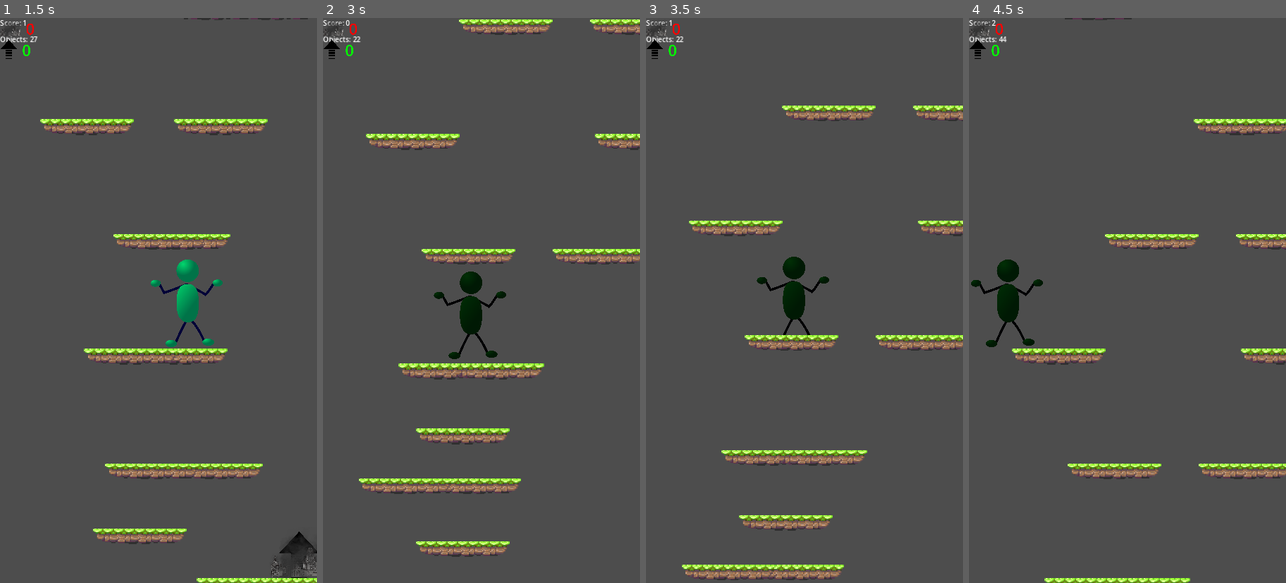
Above: before the commit, frames 1-4 (left to right).
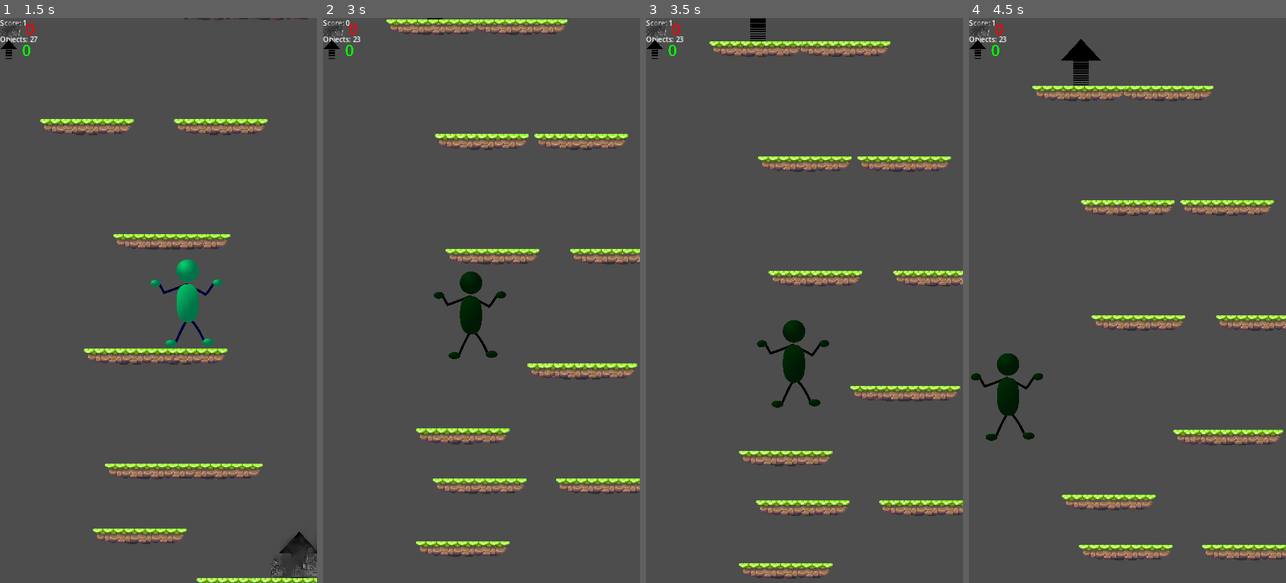
Above: after the commit, the same moments.

Repository: Cashigtro/Enviroment-Up
Game: Godot game, scene res://scenes/menu.tscn
Two runs of this game, one before a commit and one after it. Both use one fixed random seed, a clock stepped at 60 frames per second and the inputs below. Sound files missing from this copy of the repository are replaced by a short silence.
Inputs:
- Up to frame 1 (1.5 s): click "Play" at 0.5 s; hold D (right) from 1.28 s (still down)
- Up to frame 2 (3 s): release D (right) at 2.75 s; click "Play Again" at 2.75 s
- Up to frame 3 (3.5 s): no input
- Up to frame 4 (4.5 s): hold A (left) 3.53-4.28 s; hold D (right) from 4.28 s (still down)

Frame 1 is identical in both runs. In frame 2, 7.5% of the frame differs, in the area x 10-100%, y 0-85%; in frame 3, 13%, in the area x 10-100%, y 0-100%; in frame 4, 12%.

Commit message:
optimized platform spawning

Diff:
--- a/scenes/main.tscn
+++ b/scenes/main.tscn
@@ -1,6 +1,7 @@
-[gd_scene load_steps=15 format=3 uid="uid://cw31mc8rmgi4g"]
+[gd_scene load_steps=17 format=3 uid="uid://cw31mc8rmgi4g"]
 
 [ext_resource type="Script" path="res://scripts/main.gd" id="1_7tk1n"]
+[ext_resource type="Shader" uid="uid://c7rf2bcgw34bl" path="res://scripts/main.tres" id="1_bbqkb"]
 [ext_resource type="PackedScene" uid="uid://cx068j6jtr15a" path="res://scenes/player.tscn" id="2_8b0qv"]
 [ext_resource type="PackedScene" uid="uid://d2h7ojqlk1xv0" path="res://scenes/game_over.tscn" id="2_qvirj"]
 [ext_resource type="Texture2D" uid="uid://c6fb72wwvk1kl" path="res://assets/images/pollution.png" id="3_6d3k8"]
@@ -9,6 +10,9 @@
 [ext_resource type="Texture2D" uid="uid://0jukf5385cgu" path="res://assets/images/arrow.png" id="4_2a8c4"]
 [ext_resource type="Script" path="res://scripts/camera.gd" id="6_l30ci"]
 [ext_resource type="AudioStream" uid="uid://bu68b7q3wgfll" path="res://assets/audio/Soft Hearted.mp3" id="7_yp2rr"]
+
+[sub_resource type="ShaderMaterial" id="ShaderMaterial_63pwq"]
+shader = ExtResource("1_bbqkb")
 
 [sub_resource type="Animation" id="Animation_kbpsq"]
 resource_name = "in"
@@ -68,6 +72,7 @@
 }
 
 [node name="main" type="Node2D"]
+material = SubResource("ShaderMaterial_63pwq")
 script = ExtResource("1_7tk1n")
 
 [node name="ui" type="CanvasLayer" parent="."]
--- /dev/null
+++ b/scripts/main.tres
@@ -0,0 +1,30 @@
+[gd_resource type="VisualShader" load_steps=2 format=3 uid="uid://c7rf2bcgw34bl"]
+
+[sub_resource type="VisualShaderNodeFloatFunc" id="VisualShaderNodeFloatFunc_6e6ib"]
+output_port_for_preview = 0
+function = 0
+
+[resource]
+code = "shader_type canvas_item;
+render_mode blend_mix;
+
+
+
+
+void fragment() {
+// FloatFunc:2
+	float n_in2p0 = 0.00000;
+	float n_out2p0 = sin(n_in2p0);
+
+
+// Output:0
+	COLOR.rgb = vec3(n_out2p0);
+
+
+}
+"
+mode = 1
+flags/light_only = false
+nodes/fragment/2/node = SubResource("VisualShaderNodeFloatFunc_6e6ib")
+nodes/fragment/2/position = Vector2(40, 140)
+nodes/fragment/connections = PackedInt32Array(2, 0, 0, 0)
--- a/scripts/platforms.gd
+++ b/scripts/platforms.gd
@@ -28,49 +28,29 @@
 
 
 func spawn_platform():
+	if player.position.y - 500 < prev_platform_seperation+ 2100:
+		for e in range(spawn_per_timer):
+			for i in range(platform_x_amount):
+				spawn_location = Vector2i(
+					randi_range(0+90, width-90),
+					(prev_platform_seperation + platform_y_seperation) + 720
 
-	for e in range(spawn_per_timer):
-		for i in range(platform_x_amount):
-			spawn_location = Vector2i(
-				randi_range(0+90, width-90),
-				(prev_platform_seperation + platform_y_seperation) + 720
-
-			)
-			var p = platform.instantiate()
-			p.position = spawn_location
-			if randi_range(0,15) == 15:
-				var l = launcher.instantiate()
-				l.position = Vector2(p.position.x+100, p.position.y-60)
-				platforms.add_child(l)
-				instantiated_objects.append(l)
-			if randi_range(0,15) == 15:
-				var pol = pollution.instantiate()
-				pol.position = Vector2(p.position.x+100, p.position.y-60)
-				platforms.add_child(pol)
-				instantiated_objects.append(pol)
-			platforms.add_child(p)
-			instantiated_objects.append(p)
+				)
+				var p = platform.instantiate()
+				p.position = spawn_location
+				if randi_range(0,15) == 15:
+					var l = launcher.instantiate()
+					l.position = Vector2(p.position.x+100, p.position.y-60)
+					platforms.add_child(l)
+					instantiated_objects.append(l)
+				if randi_range(0,15) == 15:
+					var pol = pollution.instantiate()
+					pol.position = Vector2(p.position.x+100, p.position.y-60)
+					platforms.add_child(pol)
+					instantiated_objects.append(pol)
+				platforms.add_child(p)
+				instantiated_objects.append(p)
 
 
-		prev_platform_seperation -= platform_y_seperation
-
-
-
-
-
-#func spawn_platform():
-#
-#	spawn_location = Vector2i(
-#		randi_range(0, width),
-#		randi_range(0, height)
-#	)
-#
-#	spawn_location.y = spawn_location.y - (spawn_location.y % 500)
-#
-#	var p = platform.instantiate()
-#	p.position = spawn_location
-#
-#	for i in range(1):
-#		print(i)
-#
-#	platforms.add_child(p)
+			prev_platform_seperation -= platform_y_seperation
+	print(str(prev_platform_seperation) + "  " + str(player.position.y-500))
